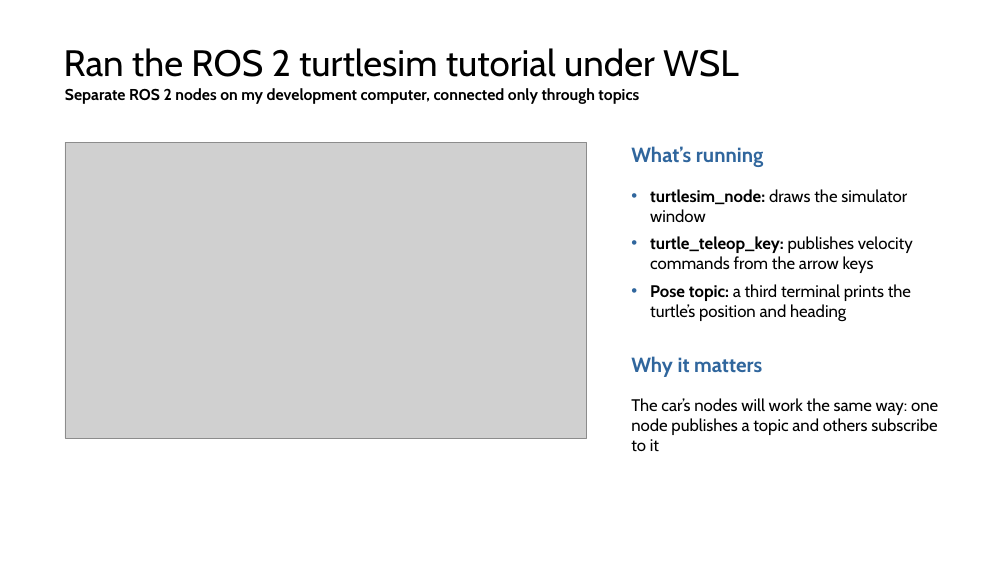
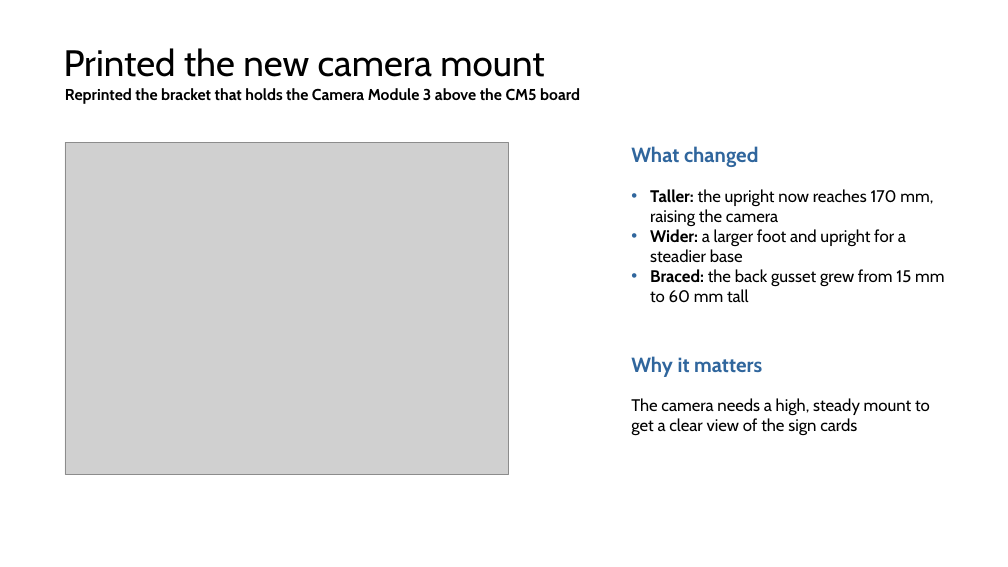
Before and after one commit to EthanWellsSr/BuggyBot, a slide deck: slide 3 of Weekly Reports/slides/3-ethan-bishop.pptx. Drawn at 1008x567 pixels with LibreOffice and Linux fonts; fonts in the diff are those of the drawing; grey boxes stand for pictures. Boxes give left, top, right and bottom in pixels: in the first picture for what was removed or moved away, otherwise in the second. Text is boxed around its words. In the diff, an @@ line names an element or a change of style, - is before the commit and + after.

```diff
--- a/Weekly Reports/slides/3-ethan-bishop.pptx
+++ b/Weekly Reports/slides/3-ethan-bishop.pptx
@@ title at (64,48,544,77): text changed @@
-Ran the ROS 2 turtlesim tutorial under WSL
+Printed the new camera mount
@@ text at (65,88,580,104): text changed @@
-Separate ROS 2 nodes on my development computer, connected only through topics
+Reprinted the bracket that holds the Camera Module 3 above the CM5 board
@@ picture: place and size @@
-picture at (65,142,587,438)
+picture at (65,142,508,475)
@@ text at (631,146,758,167): text changed @@
-What’s running
+What changed
@@ text at (650,189,944,303): text changed @@
-• turtlesim_node: draws the simulator window
-• turtle_teleop_key: publishes velocity commands from the arrow keys
-• Pose topic: a third terminal prints the turtle’s position and heading
+• Taller: the upright now reaches 170 mm, raising the camera
+• Wider: a larger foot and upright for a steadier base
+• Braced: the back gusset grew from 15 mm to 60 mm tall
@@ text at (631,398,930,435): text changed @@
-The car’s nodes will work the same way: one node publishes a topic and others subscribe to it
+The camera needs a high, steady mount to get a clear view of the sign cards
```
Also in this commit, not shown: 2 other slides changed.
